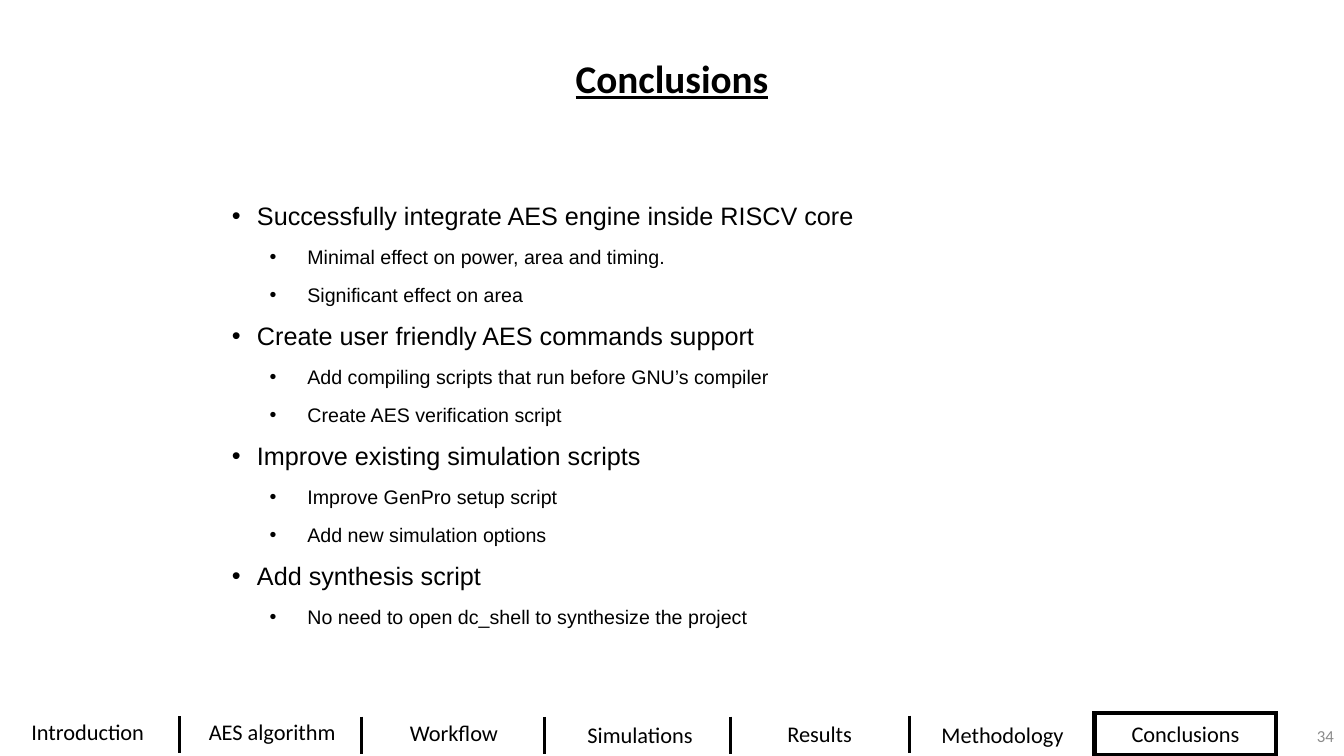
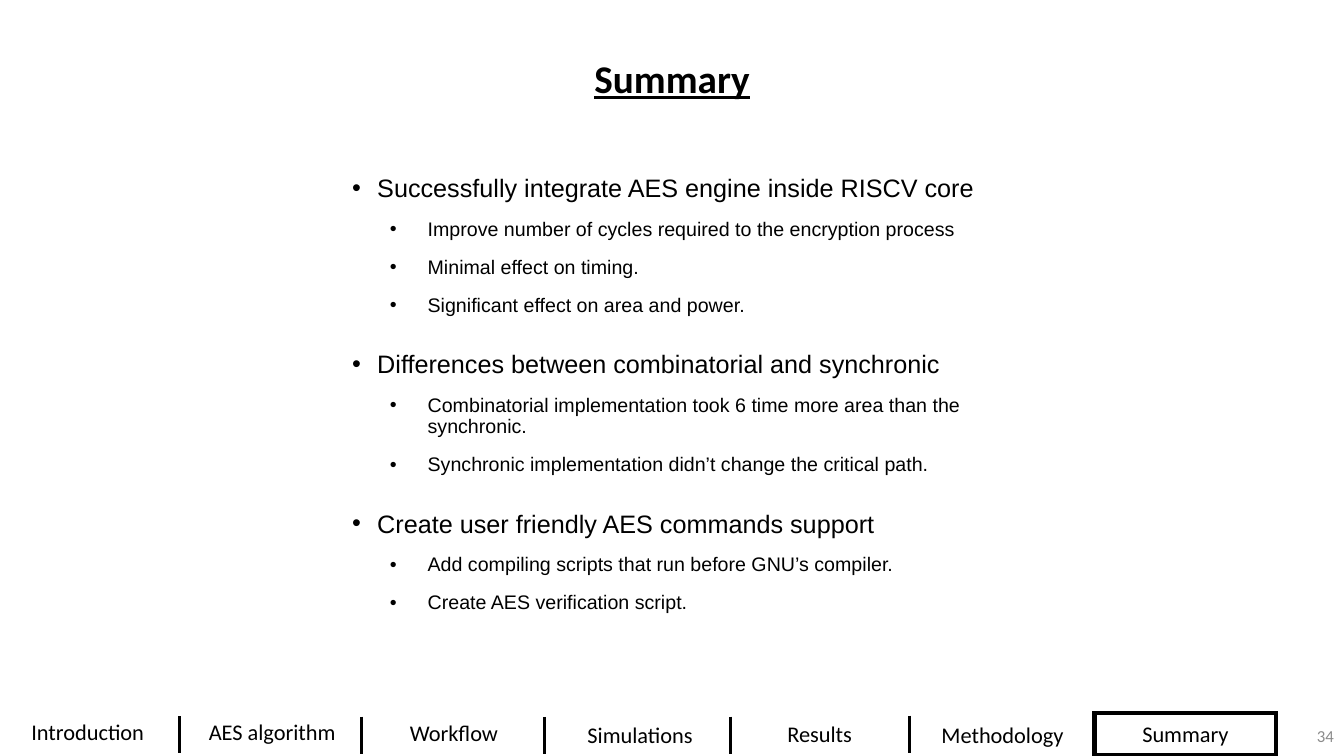
Before and after one commit to DavidDanD/PULPenix_AES, a slide deck: slide 34 of David and Dolev - Final Presentation5.pptx. Drawn at 1344x756 pixels with LibreOffice and Linux fonts; fonts in the diff are those of the drawing; background and template pictures are left out. Boxes give left, top, right and bottom in pixels: in the first picture for what was removed or moved away, otherwise in the second. Text is boxed around its words. In the diff, an @@ line names an element or a change of style, - is before the commit and + after.

```diff
--- a/David and Dolev - Final Presentation5.pptx
+++ b/David and Dolev - Final Presentation5.pptx
@@ text at (594, 67, 749, 99): text changed @@
-Conclusions
+Summary
@@ text "Successfully integrate AES engine inside ...": place and size @@
-text "Successfully integrate AES engine inside ..." at (257, 206, 853, 628)
+text "Successfully integrate AES engine inside ..." at (377, 178, 974, 613)
@@ text at (377, 178, 974, 538): line spacing 0.9 to 1.5 @@
@@ text at (377, 221, 960, 475): text changed @@
-  • Minimal effect on power, area and timing.
-  • Significant effect on area
+  • Improve number of cycles required to the encryption process
+  • Minimal effect on timing.
+  • Significant effect on area and power.
+• Differences between combinatorial and synchronic
+  • Combinatorial implementation took 6 time more area than the synchronic.
+  • Synchronic implementation didn’t change the critical path.
@@ text at (428, 556, 892, 613): text changed @@
-  • Add compiling scripts that run before GNU’s compiler
-  • Create AES verification script
-• Improve existing simulation scripts
-  • Improve GenPro setup script
-  • Add new simulation options
-• Add synthesis script
-  • No need to open dc_shell to synthesize the project
+  • Add compiling scripts that run before GNU’s compiler.
+  • Create AES verification script.
@@ text at (1142, 727, 1228, 746): text changed @@
-Conclusions
+Summary
```
Also in this commit, not shown: 32 other slides changed, 1 slide added, 1 slide removed, 1 other file.
